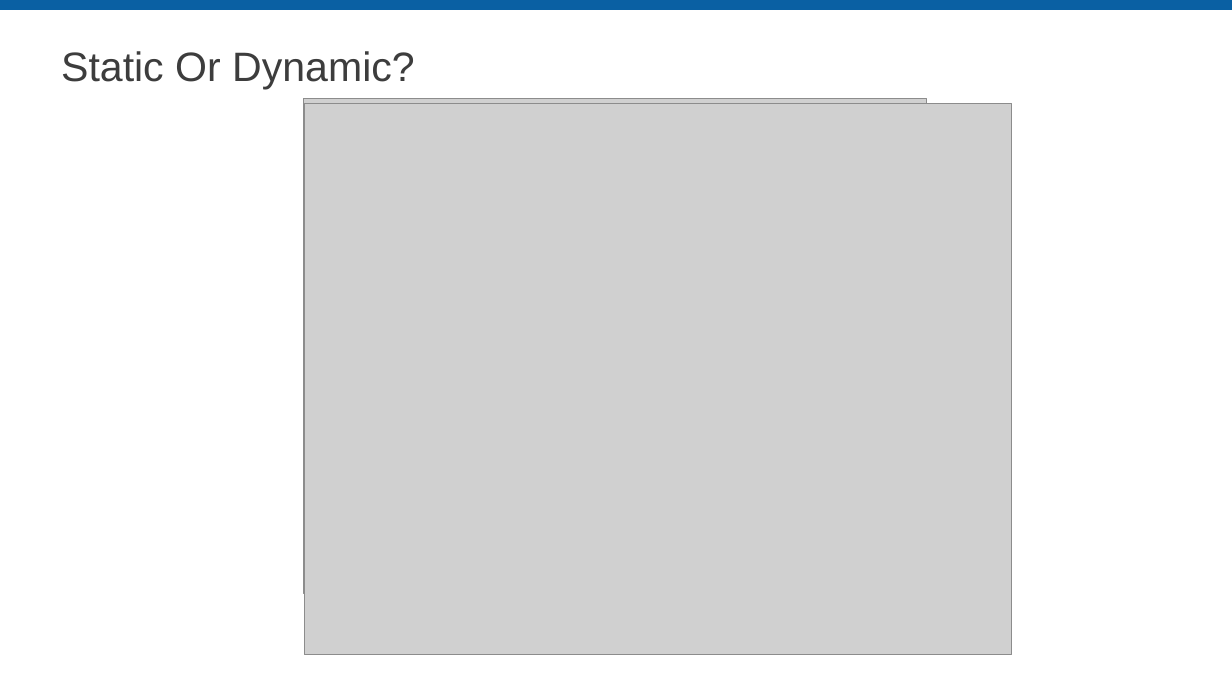
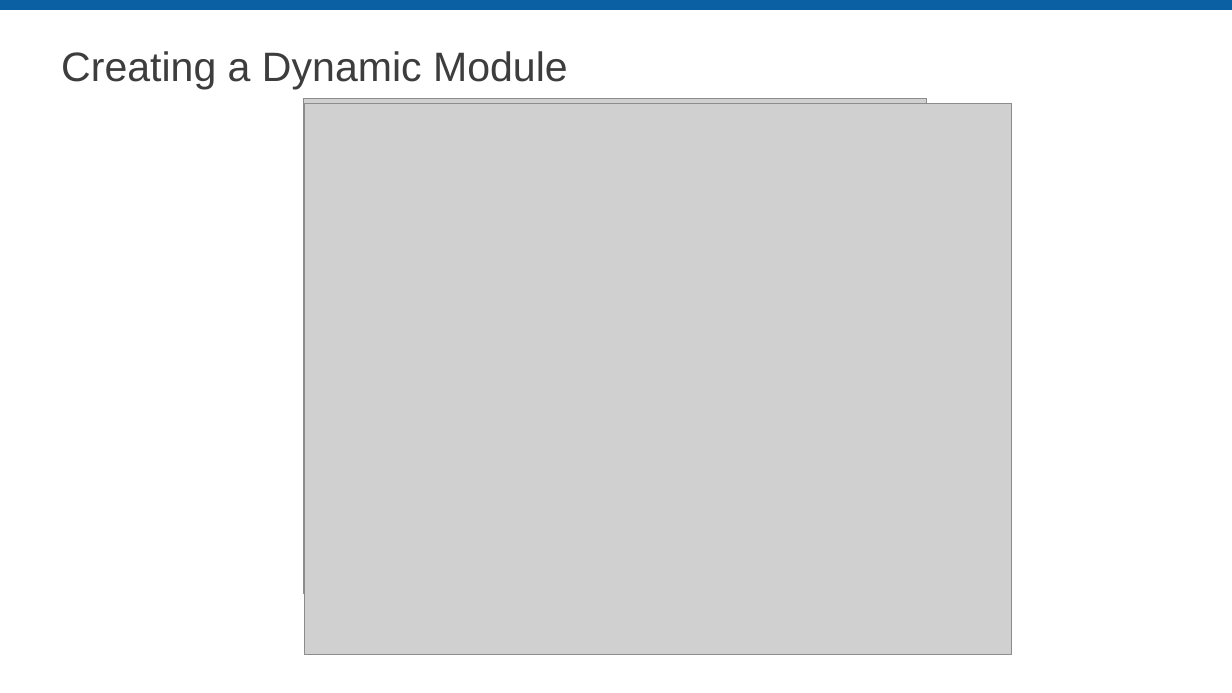
Before and after one commit to LabVIEW-DCAF/Documentation, a slide deck: slide 5 of Trunk/Getting Started Material/DCAF Training/7 Dynamic Modules.pptx (slide 4 before the commit). Drawn at 1232x693 pixels with LibreOffice and Linux fonts; fonts in the diff are those of the drawing; grey boxes stand for pictures; background and template pictures are left out. Boxes give left, top, right and bottom in pixels: in the first picture for what was removed or moved away, otherwise in the second. Text is boxed around its words. In the diff, an @@ line names an element or a change of style, - is before the commit and + after.

Commit message:
-Separated Presentation into four sections:  1. What is a dynamic module and how to create it. What classes it contains.  2. Modifying the Configuration Class:   a. Added more details in what a Line is. Provided exercises for the students to learn this concept better.   b. Added details related to the names Lines must have.   c. Added more context into why to string and from string are needed. Explain how wrap data.vi and unwrap data.vi work and can be used for this purpose.   d. Added slide to show how the Configuration Class can be tested.  3. Modifying Runtime Class:   a. Explained and provided examples for private data, init.vi, input.vi, output.vi process.vi and close.vi.   b. Added slide to show how the Runtime Class can be tested and an example.  4. Modifying Editor Node Class:   a. Contents of private data.   b. Default Main Editor UI behavior.  How it can be modified to add parameters.   c. Better explain how to Define Columns and their specific behavior.   d. Explain main steps to add new lines. -Added time required for each of the exercises. -Added quiz and reference to dev guide at the end.

```diff
--- a/Trunk/Getting Started Material/DCAF Training/7 Dynamic Modules.pptx
+++ b/Trunk/Getting Started Material/DCAF Training/7 Dynamic Modules.pptx
@@ title at [61,51,568,89]: text changed @@
-Static Or Dynamic?
+Creating a Dynamic Module
```
Also in this commit, not shown: 13 other slides changed, 36 slides added, 14 slides removed.
